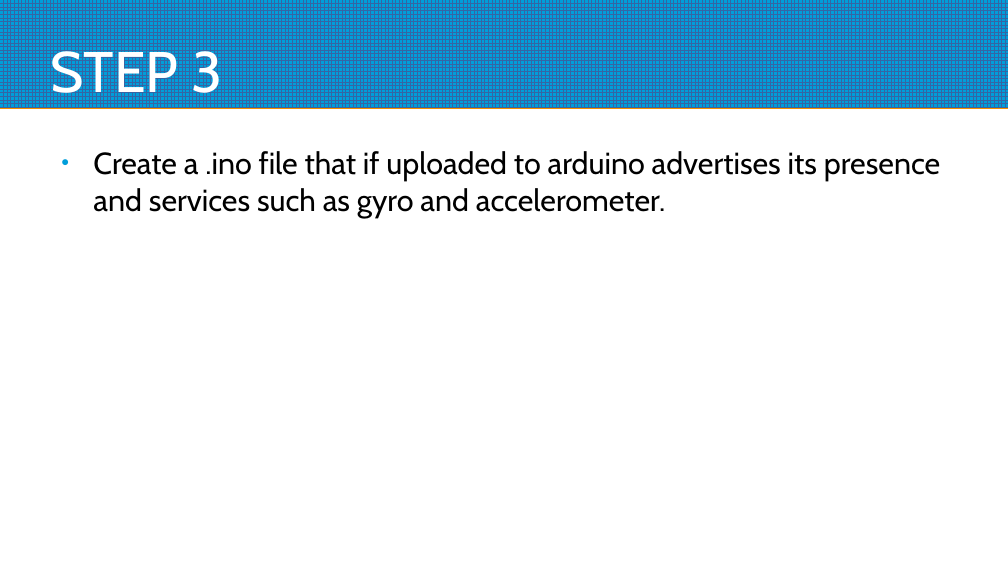
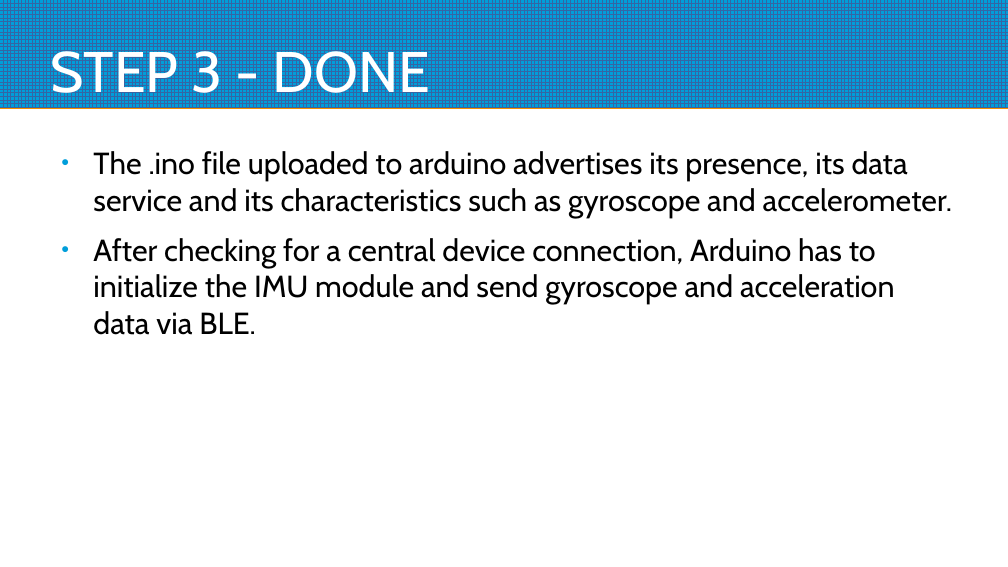
Before and after one commit to giogan98/daffodil, a slide deck: slide 4 of BLE/BLEconnector.odp. Drawn at 1008x567 pixels with LibreOffice and Linux fonts; fonts in the diff are those of the drawing. Boxes give left, top, right and bottom in pixels: in the first picture for what was removed or moved away, otherwise in the second. Text is boxed around its words. In the diff, an @@ line names an element or a change of style, - is before the commit and + after.

```diff
--- a/BLE/BLEconnector.odp
+++ b/BLE/BLEconnector.odp
@@ title at box(50, 43, 430, 104): text changed @@
-STEP 3
+STEP 3 - DONE
@@ text at box(93, 151, 952, 335): text changed @@
-● Create a .ino file that if uploaded to arduino advertises its presence and services such as gyro and accelerometer.
+● The .ino file uploaded to arduino advertises its presence, its data service and its characteristics such as gyroscope and accelerometer.
+● After checking for a central device connection, Arduino has to initialize the IMU module and send gyroscope and acceleration data via BLE.
```
Also in this commit, not shown: 4 other slides changed, 2 slides added.
